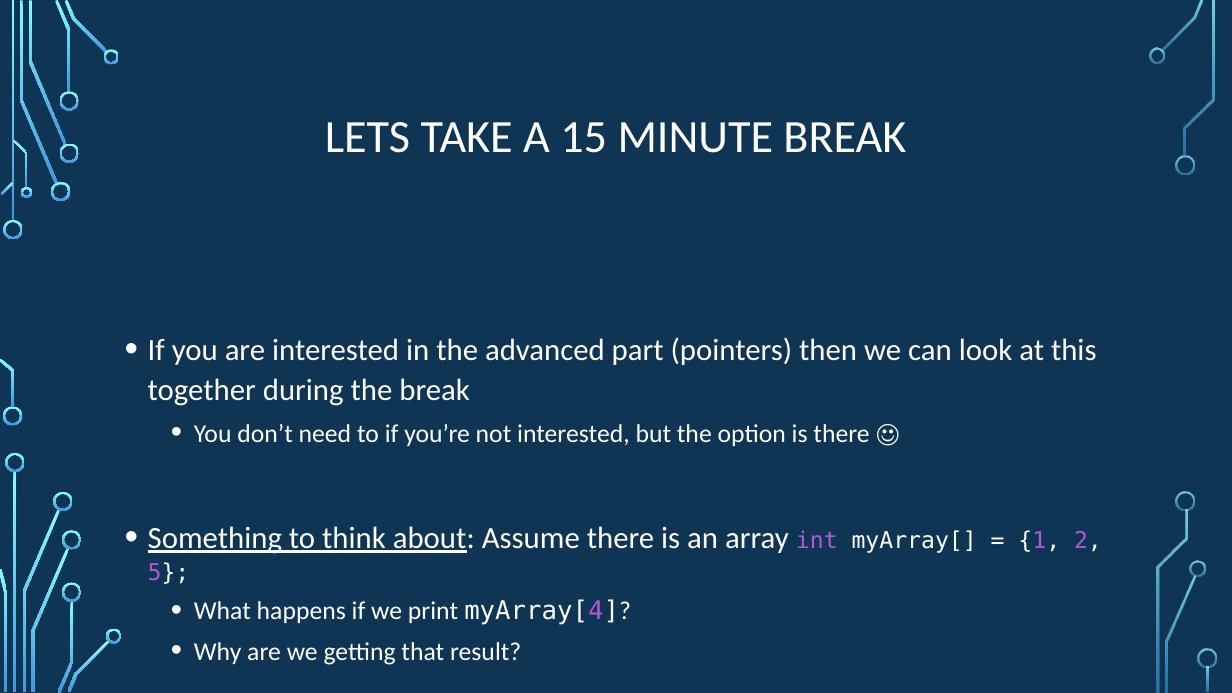
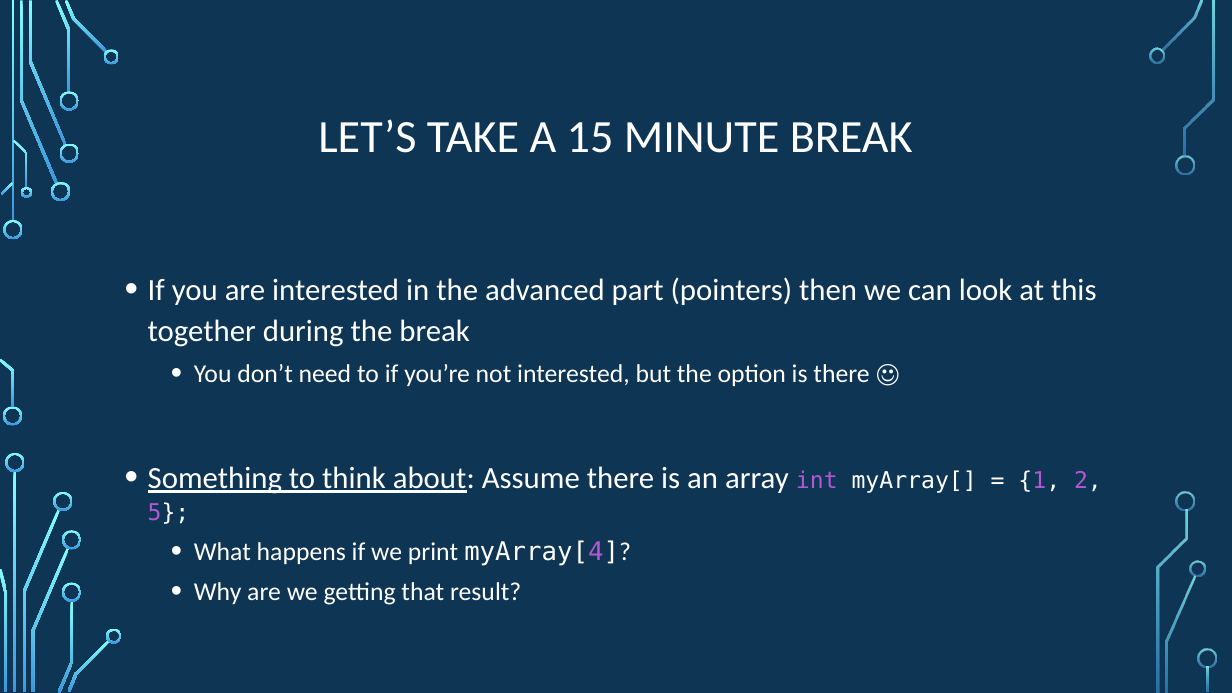
Before and after one commit to psypdt/ZIS_C-_Summer_Course_2019, a slide deck: slide 47 of Day_2/Day_2.pptx. Drawn at 1232x693 pixels with LibreOffice and Linux fonts; fonts in the diff are those of the drawing; background and template pictures are left out. Boxes give left, top, right and bottom in pixels: in the first picture for what was removed or moved away, otherwise in the second. Text is boxed around its words. In the diff, an @@ line names an element or a change of style, - is before the commit and + after.

```diff
--- a/Day_2/Day_2.pptx
+++ b/Day_2/Day_2.pptx
@@ title at bbox=[318, 119, 913, 153]: text changed @@
-LETS TAKE A 15 MINUTE BREAK
+LET’S TAKE A 15 MINUTE BREAK
@@ text "If you are interested in ...": place and size @@
-text "If you are interested in ..." at bbox=[148, 337, 1102, 665]
+text "If you are interested in ..." at bbox=[148, 277, 1102, 605]
```
Also in this commit, not shown: 17 other slides changed.
